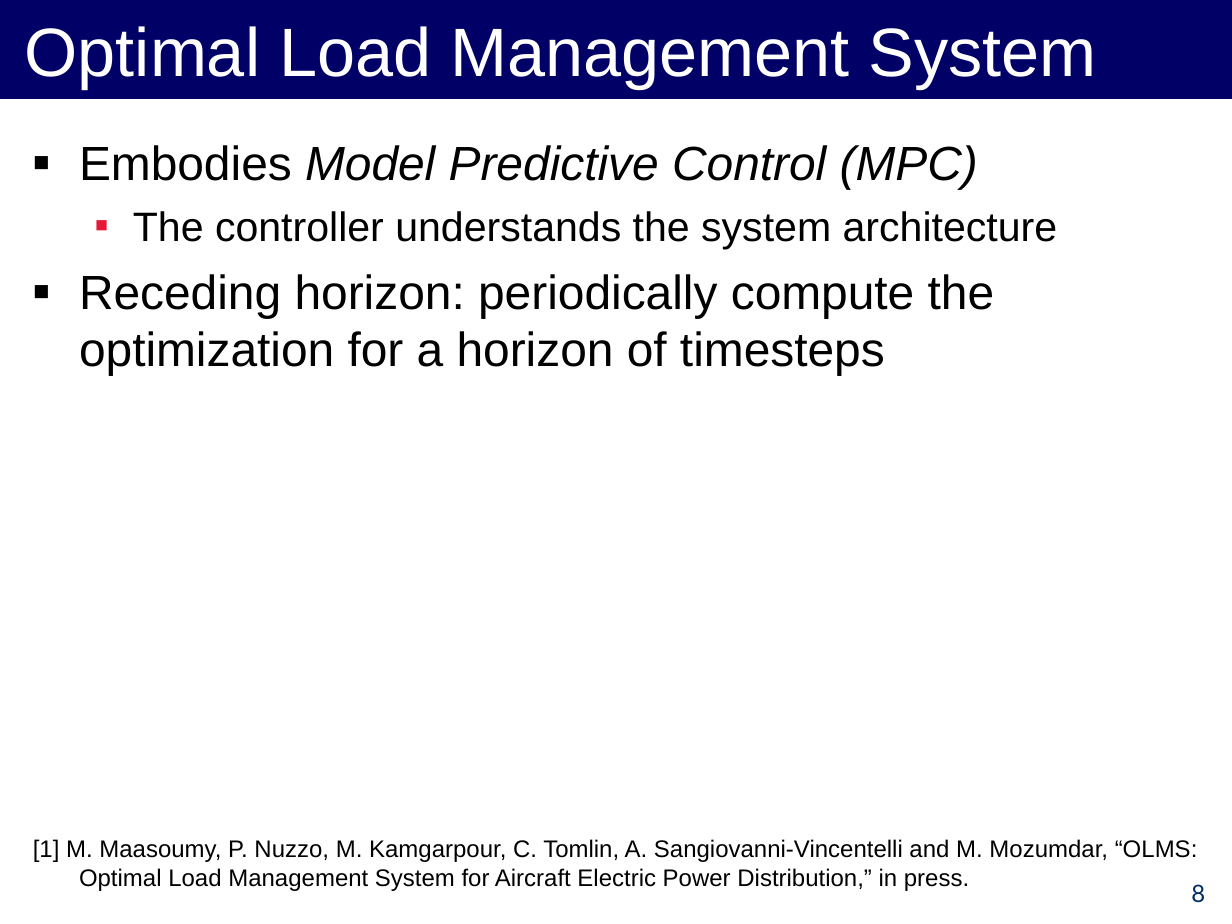
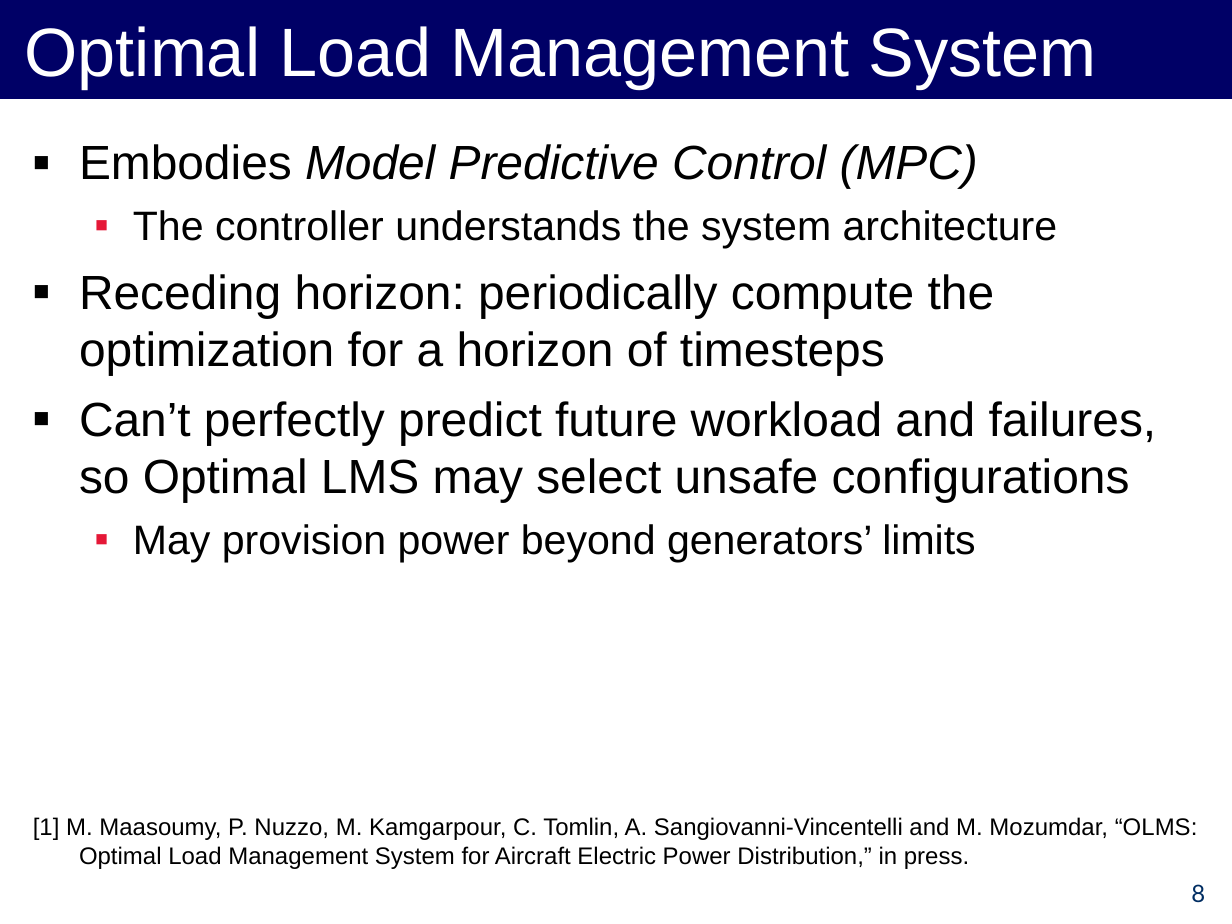
Before and after one commit to forresti/optimal_load_management, a slide deck: slide 8 of project/12-3-12_Presentation.ppt. Drawn at 1232x924 pixels with LibreOffice and Linux fonts; fonts in the diff are those of the drawing. Boxes give left, top, right and bottom in pixels: in the first picture for what was removed or moved away, otherwise in the second. Text is boxed around its words. In the diff, an @@ line names an element or a change of style, - is before the commit and + after.

```diff
--- a/project/12-3-12_Presentation.ppt
+++ b/project/12-3-12_Presentation.ppt
@@ text at (79,401,1157,562): paragraphs added @@
+▪ Can’t perfectly predict future workload and failures, so Optimal LMS may select unsafe configurations
+  ▪ May provision power beyond generators’ limits
```
Also in this commit, not shown: 13 other slides changed, 5 slides added, 6 slides removed, 7 other files.
